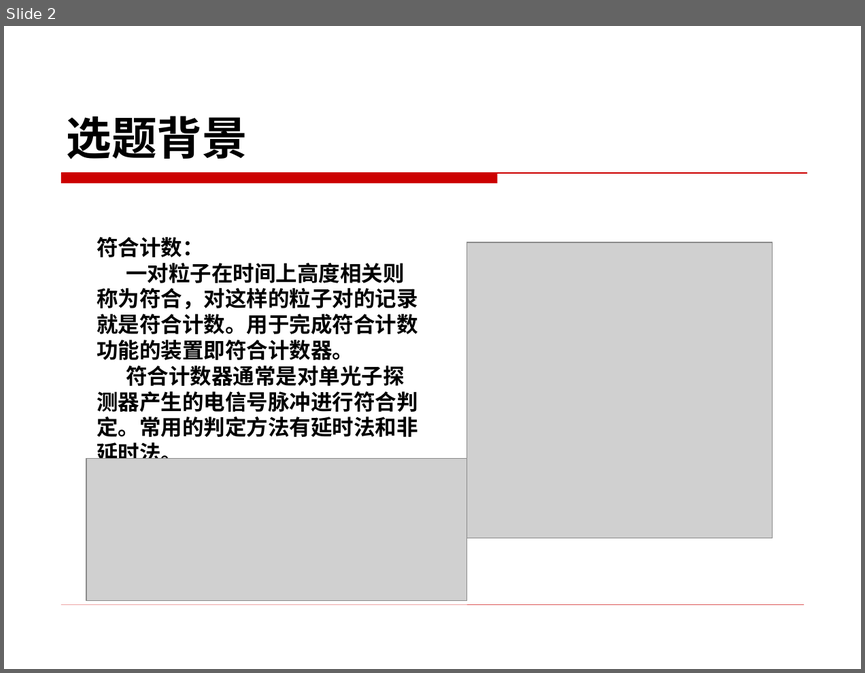
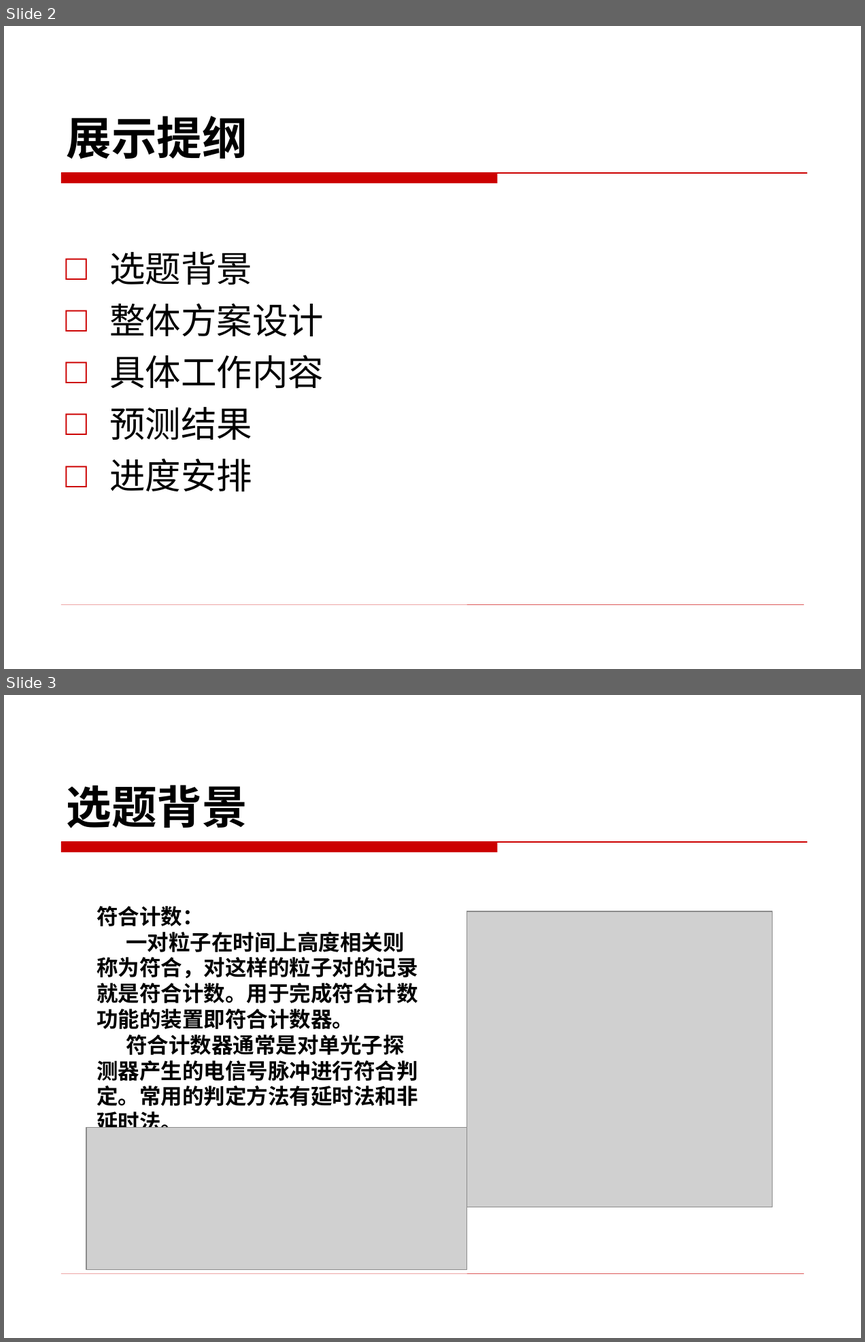
Before and after one commit to BevisGX/git, a slide deck: 开题PPT_宾光祥.ppt. Shown one above the other, each under a label of ours: slide 2 before the commit, slides 2 and 3 after it. The pictures are 865x673 and 865x1342 pixels, drawn with LibreOffice and Linux fonts; fonts in the diff are those of the drawing; grey boxes stand for pictures; background and template pictures are left out. Boxes give left, top, right and bottom in pixels: in the first picture for what was removed or moved away, otherwise in the second. Text is boxed around its words. In the diff, an @@ line names an element or a change of style, - is before the commit and + after.

```diff
--- a/开题PPT_宾光祥.ppt
+++ b/开题PPT_宾光祥.ppt
@@ slide 2 added at [4, 26, 861, 669], background picture (left out); not listed: 2 template elements that a slide beside it also shows @@
@@ title added at [67, 116, 247, 159], 38 pt, text #000000, bold @@
+展示提纲
@@ text added at [109, 252, 324, 492], 30 pt, text #000000 @@
+□ 选题背景
+□ 整体方案设计
+□ 具体工作内容
+□ 预测结果
+□ 进度安排
@@ what was slide 2 is now slide 3 @@
```
Also in this commit, not shown: 5 slides changed, 6 other slides added, 7 slides removed, 1 other file.
